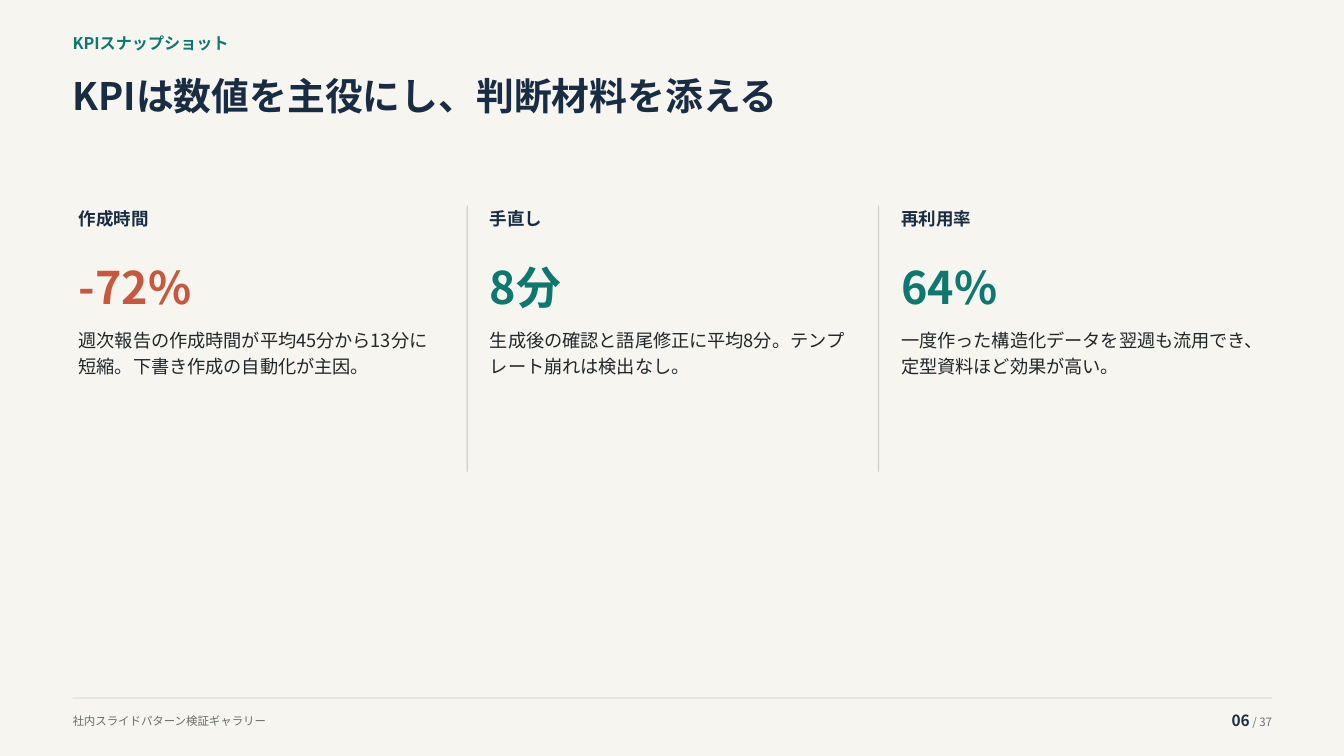
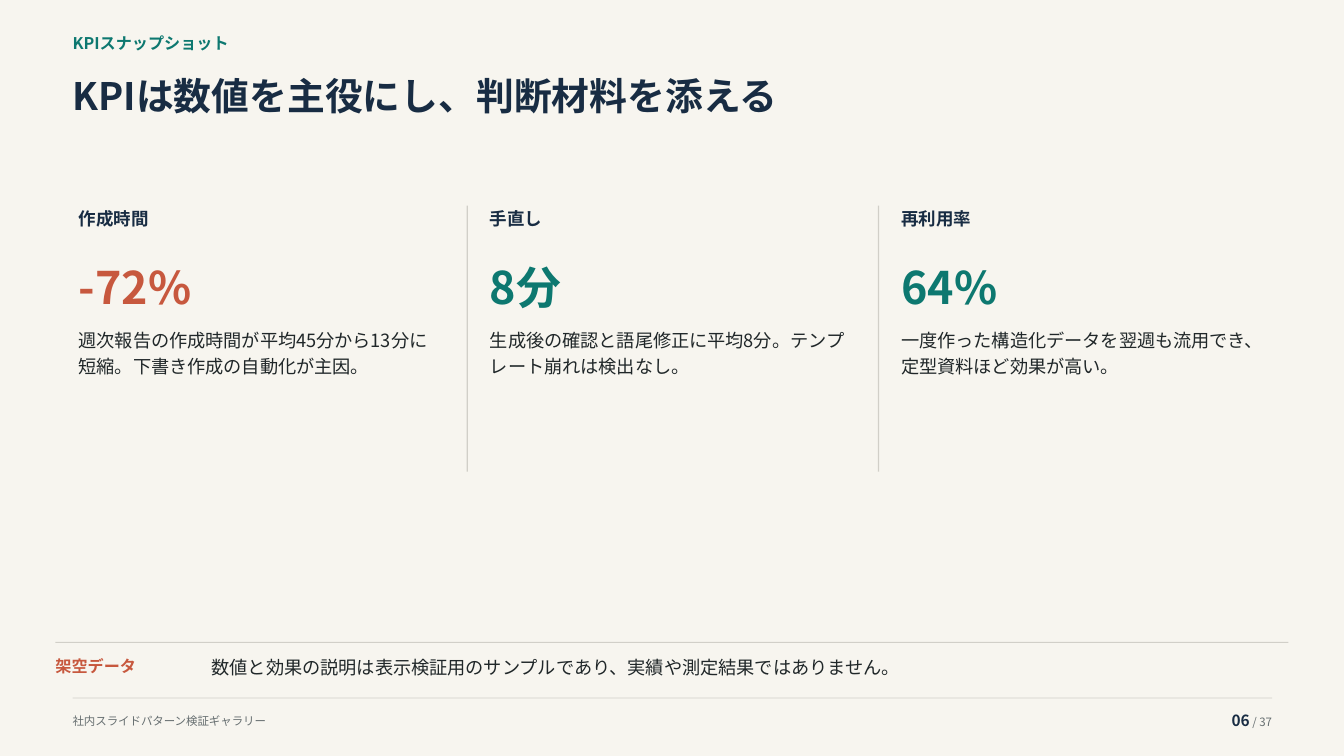
Before and after one commit to thinas1115/pptxdsl, a slide deck: slide 6 of examples/gallery/pattern_gallery.pptx. Drawn at 1344x756 pixels with LibreOffice and Linux fonts; fonts in the diff are those of the drawing. Boxes give left, top, right and bottom in pixels: in the first picture for what was removed or moved away, otherwise in the second. Text is boxed around its words. In the diff, an @@ line names an element or a change of style, - is before the commit and + after.

Commit message:
公開KPIギャラリーで架空データであることを明示する

```diff
--- a/examples/gallery/pattern_gallery.pptx
+++ b/examples/gallery/pattern_gallery.pptx
@@ rectangle added at (x1=55, y1=642, x2=1289, y2=643), fill #D1CFC8 @@
@@ text added at (x1=55, y1=658, x2=136, y2=674), 11.5 pt, text #C7583E, bold @@
+架空データ
@@ text added at (x1=212, y1=658, x2=900, y2=676), 13 pt, text #202729 @@
+数値と効果の説明は表示検証用のサンプルであり、実績や測定結果ではありません。
```
Also in this commit, not shown: 3 other files.
